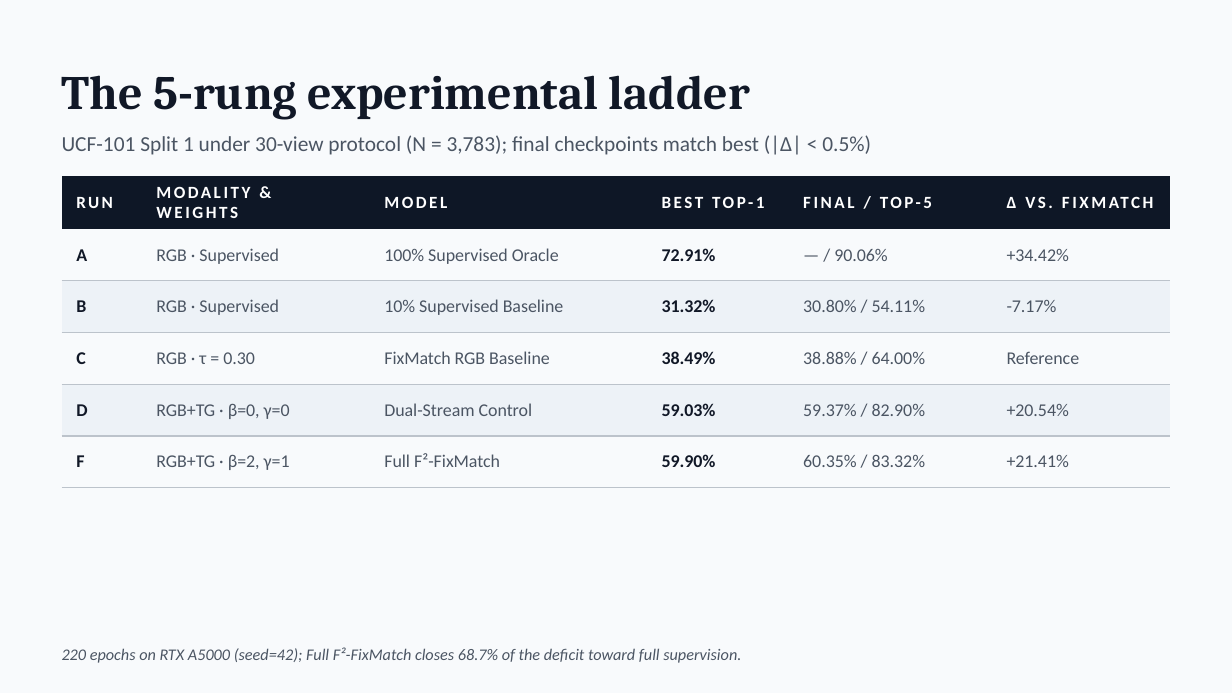
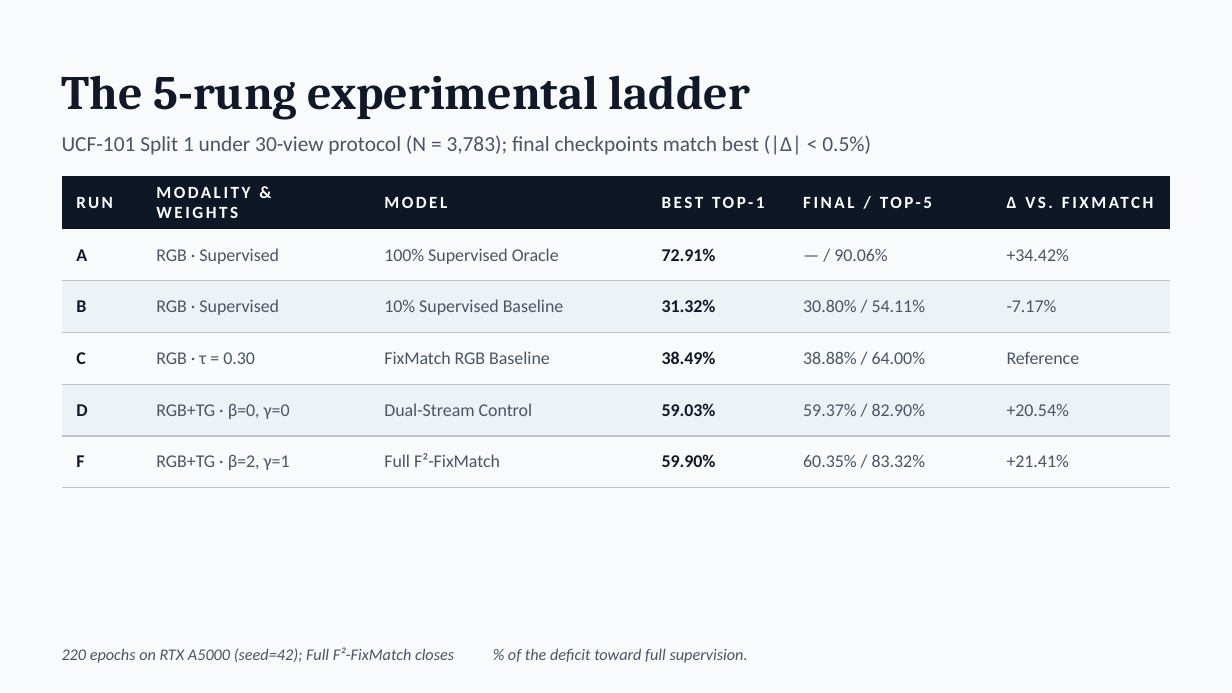
Before and after one commit to MankiratSingh-git/P24-CV, a slide deck: slide 4 of docs/ppt.pptx. Drawn at 1232x693 pixels with LibreOffice and Linux fonts; fonts in the diff are those of the drawing. Boxes give left, top, right and bottom in pixels: in the first picture for what was removed or moved away, otherwise in the second. Text is boxed around its words. In the diff, an @@ line names an element or a change of style, - is before the commit and + after.

```diff
--- a/docs/ppt.pptx
+++ b/docs/ppt.pptx
@@ text at bbox=[62, 647, 748, 663]: text changed @@
-220 epochs on RTX A5000 (seed=42); Full F²-FixMatch closes 68.7% of the deficit toward full supervision.
+220 epochs on RTX A5000 (seed=42); Full F²-FixMatch closes % of the deficit toward full supervision.
```
Also in this commit, not shown: 5 other slides changed, 2 other files.
